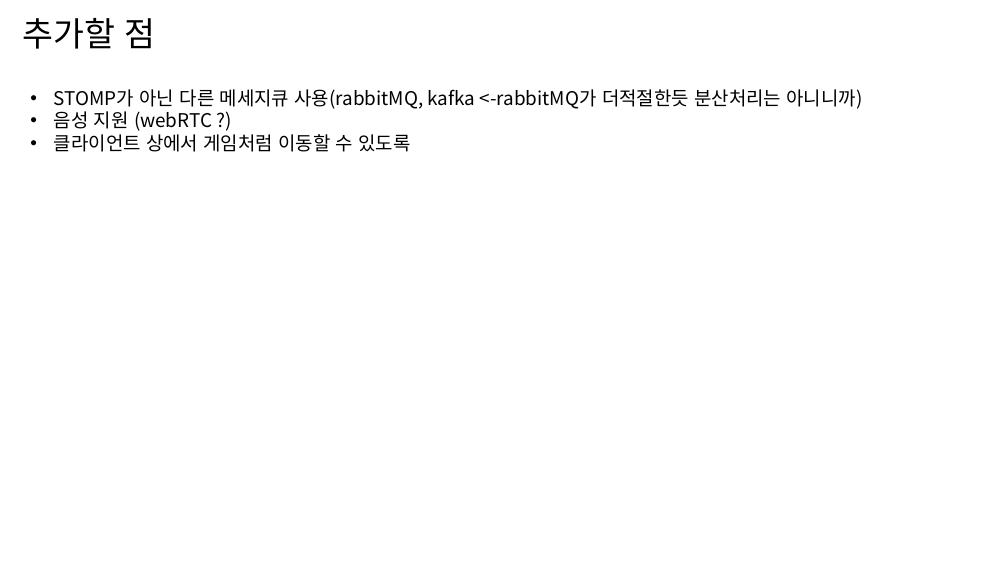
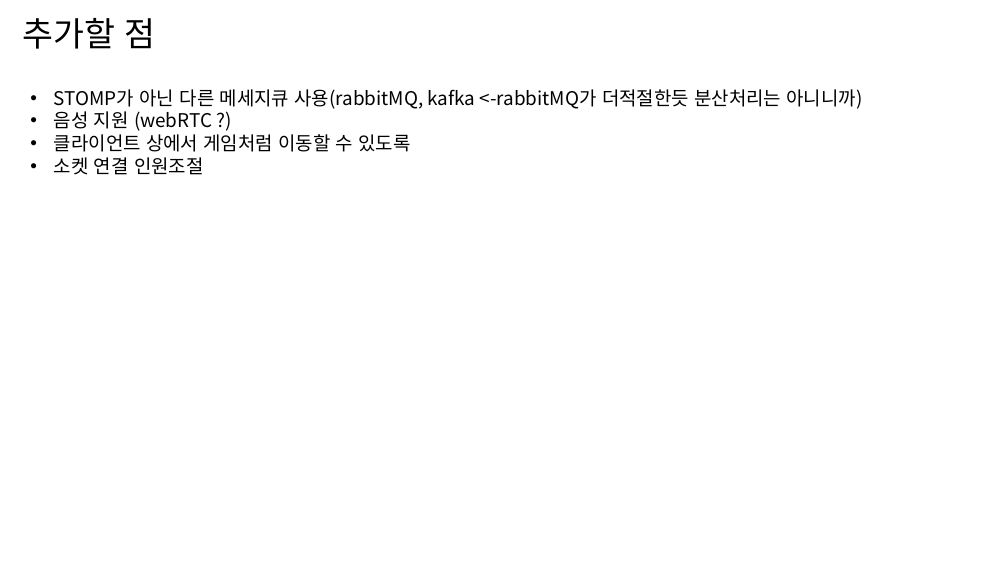
Before and after one commit to LiarGameDevelop/LiarGameServer, a slide deck: slide 17 of doc/document.pptx (slide 16 before the commit). Drawn at 1008x567 pixels with LibreOffice and Linux fonts; fonts in the diff are those of the drawing. Boxes give left, top, right and bottom in pixels: in the first picture for what was removed or moved away, otherwise in the second. Text is boxed around its words. In the diff, an @@ line names an element or a change of style, - is before the commit and + after.

```diff
--- a/doc/document.pptx
+++ b/doc/document.pptx
@@ text at bbox=[54, 157, 204, 175]: paragraph added @@
+• 소켓 연결 인원조절
```
Also in this commit, not shown: 1 other slide changed, 1 slide added, 45 other files.
